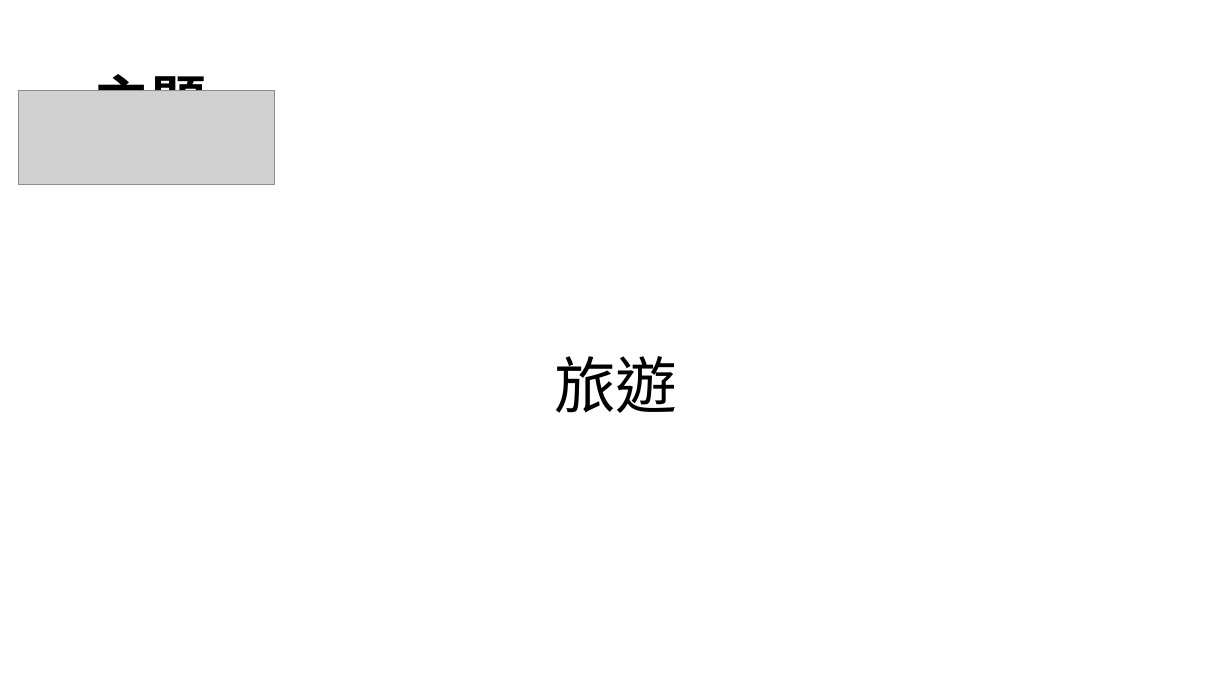
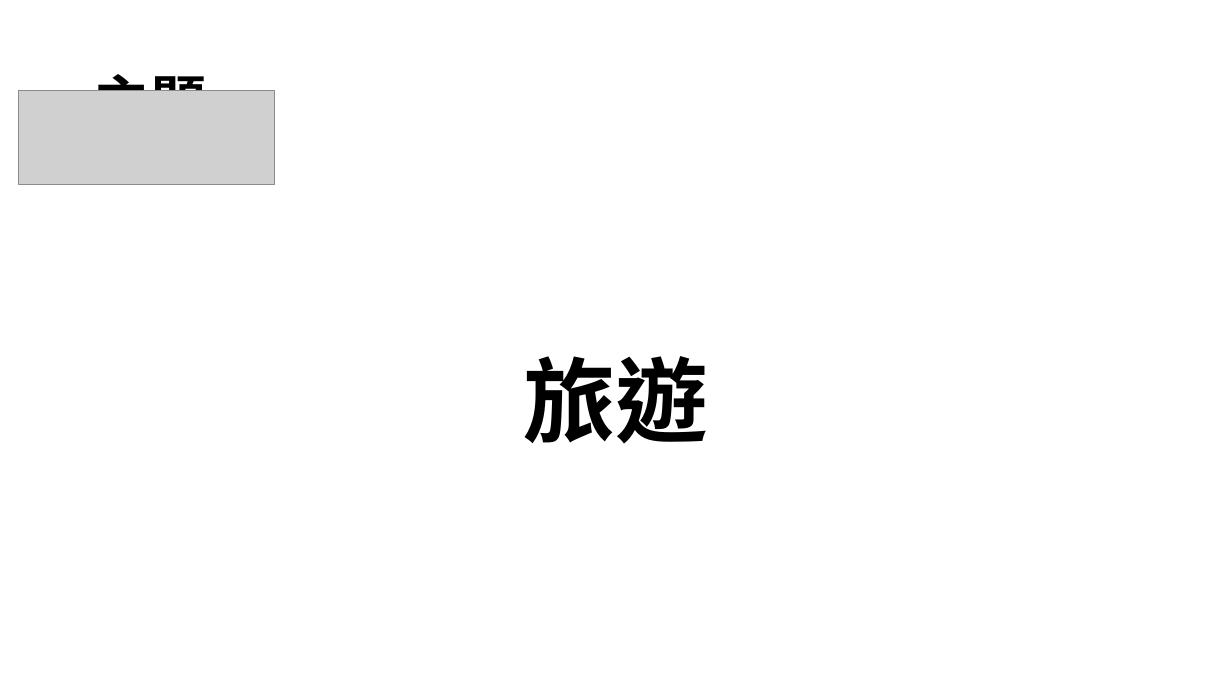
Before and after one commit to isr10132/TripMap, a slide deck: slide 2 of 00457011-00457118.pptx. Drawn at 1232x693 pixels with LibreOffice and Linux fonts; fonts in the diff are those of the drawing; grey boxes stand for pictures; background and template pictures are left out. Boxes give left, top, right and bottom in pixels: in the first picture for what was removed or moved away, otherwise in the second. Text is boxed around its words. In the diff, an @@ line names an element or a change of style, - is before the commit and + after.

Commit message:
PPT

```diff
--- a/00457011-00457118.pptx
+++ b/00457011-00457118.pptx
@@ text "旅遊" at [524,356,709,444]: size 48 to 72 pt, bold on @@
```
